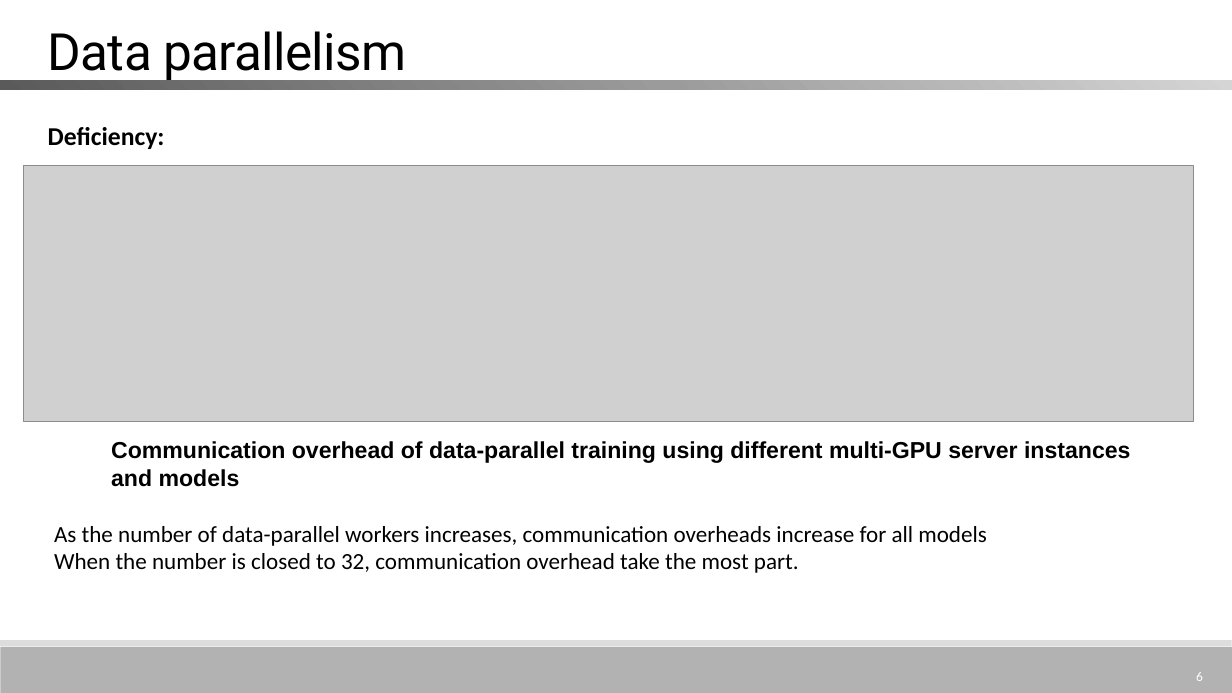
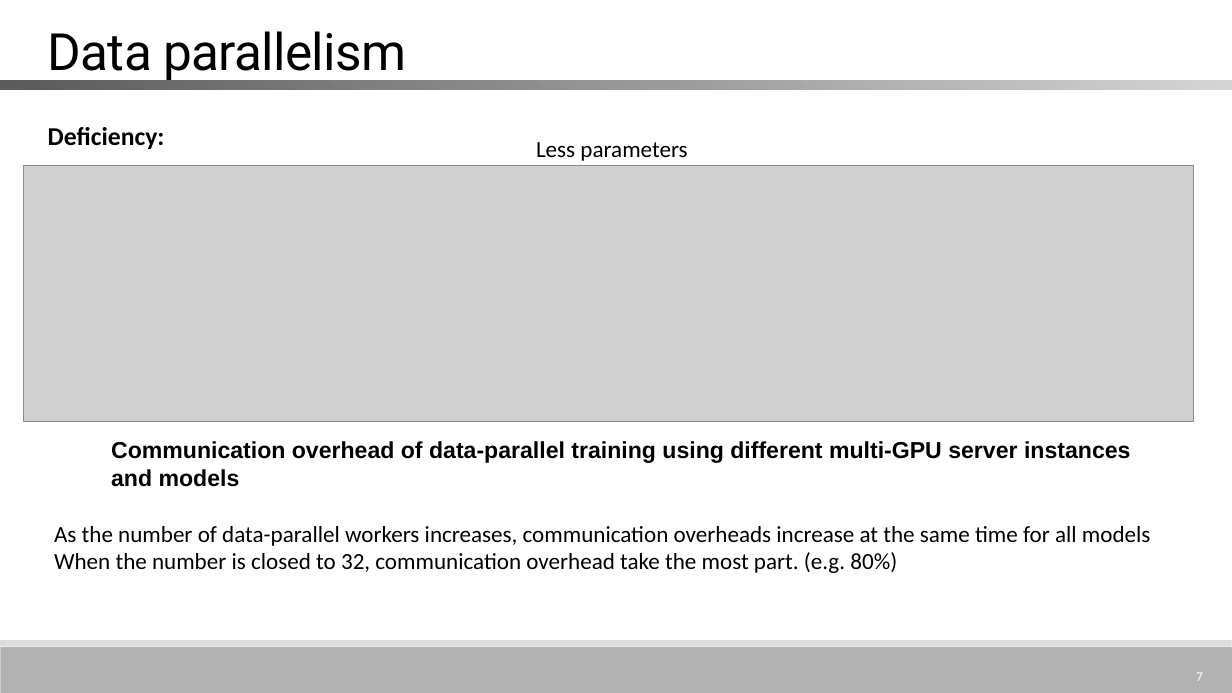
Before and after one commit to MitchellX/RecordCommand, a slide deck: slide 7 of GPipe.pptx (slide 6 before the commit). Drawn at 1232x693 pixels with LibreOffice and Linux fonts; fonts in the diff are those of the drawing; grey boxes stand for pictures. Boxes give left, top, right and bottom in pixels: in the first picture for what was removed or moved away, otherwise in the second. Text is boxed around its words. In the diff, an @@ line names an element or a change of style, - is before the commit and + after.

```diff
--- a/GPipe.pptx
+++ b/GPipe.pptx
@@ text added at bbox=[536, 142, 687, 161], 18 pt, text #000000 @@
+Less parameters
@@ text at bbox=[54, 526, 1151, 573]: text changed @@
-As the number of data-parallel workers increases, communication overheads increase for all models
-When the number is closed to 32, communication overhead take the most part.
+As the number of data-parallel workers increases, communication overheads increase at the same time for all models
+When the number is closed to 32, communication overhead take the most part. (e.g. 80%)
@@ page number at bbox=[1196, 672, 1203, 681]: text changed @@
-6
+7
```
Also in this commit, not shown: 10 other slides changed, 17 slides added, 12 slides removed.
